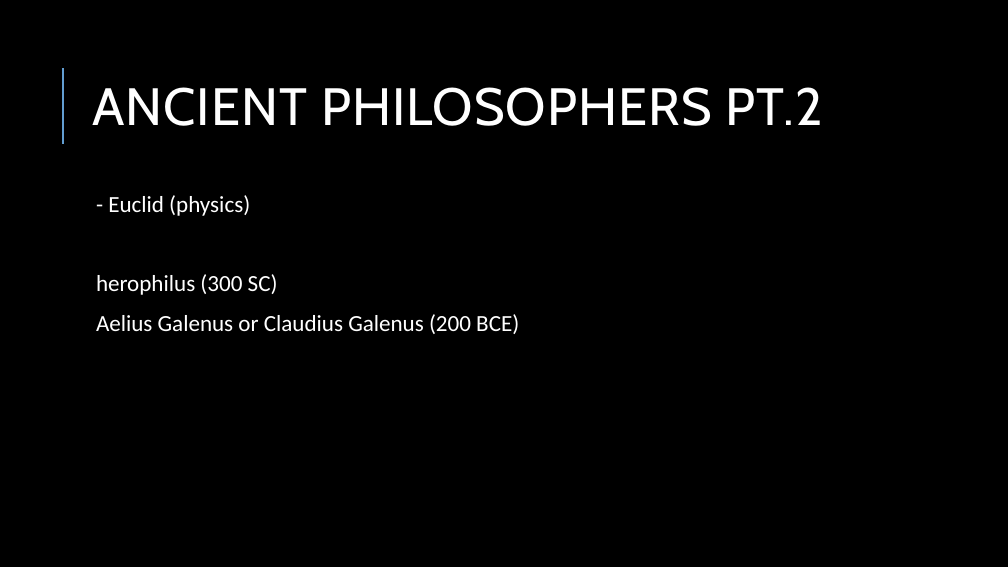
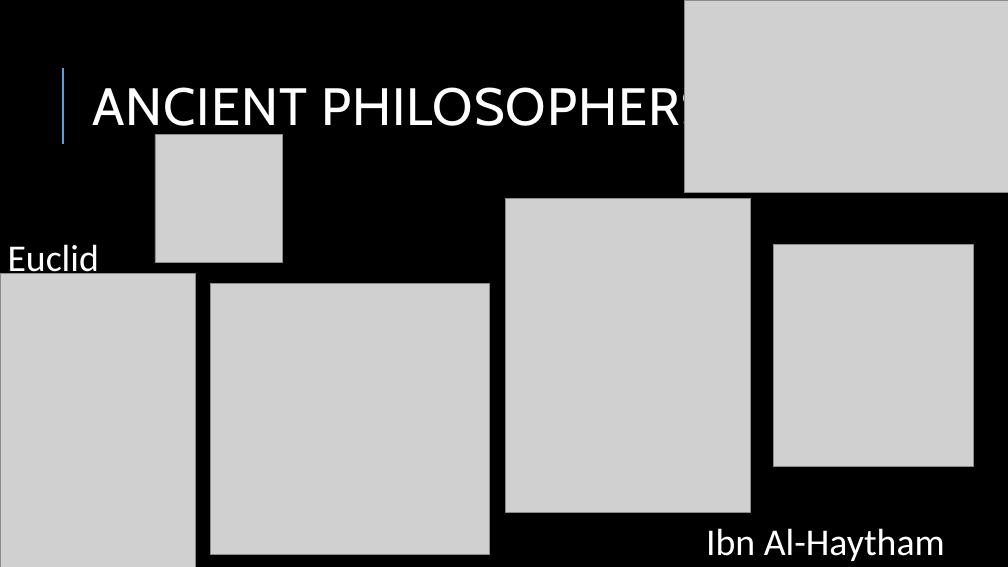
Before and after one commit to aimforbigfoot/biol5081, a slide deck: slide 7 of animalsClass/Deep History Of the field of Perception.pptx (slide 5 before the commit). Drawn at 1008x567 pixels with LibreOffice and Linux fonts; fonts in the diff are those of the drawing; grey boxes stand for pictures. Boxes give left, top, right and bottom in pixels: in the first picture for what was removed or moved away, otherwise in the second. Text is boxed around its words. In the diff, an @@ line names an element or a change of style, - is before the commit and + after.

Commit message:
more work on presentation

```diff
--- a/animalsClass/Deep History Of the field of Perception.pptx
+++ b/animalsClass/Deep History Of the field of Perception.pptx
@@ picture added at [684, 0, 1008, 192] @@
@@ picture added at [155, 135, 283, 262] @@
@@ text removed at [96, 195, 519, 334] @@
-  - Euclid (physics)
-  herophilus (300 SC)
-  Aelius Galenus or Claudius Galenus (200 BCE)
@@ picture added at [505, 199, 751, 513] @@
@@ text added at [8, 244, 99, 281], 36 pt, text #FFFFFF @@
+Euclid
@@ picture added at [774, 244, 973, 467] @@
@@ picture added at [0, 274, 195, 567] @@
@@ picture added at [210, 284, 490, 554] @@
@@ text added at [706, 528, 945, 561], 36 pt, text #FFFFFF @@
+Ibn Al-Haytham
```
Also in this commit, not shown: 4 other slides changed, 12 slides added.
